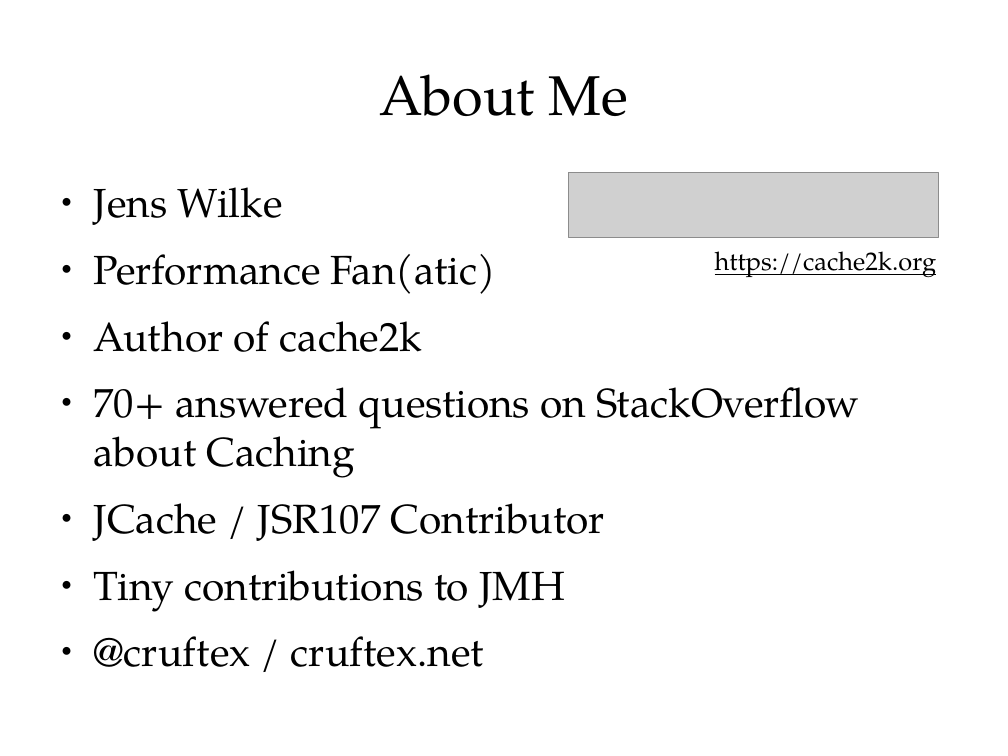
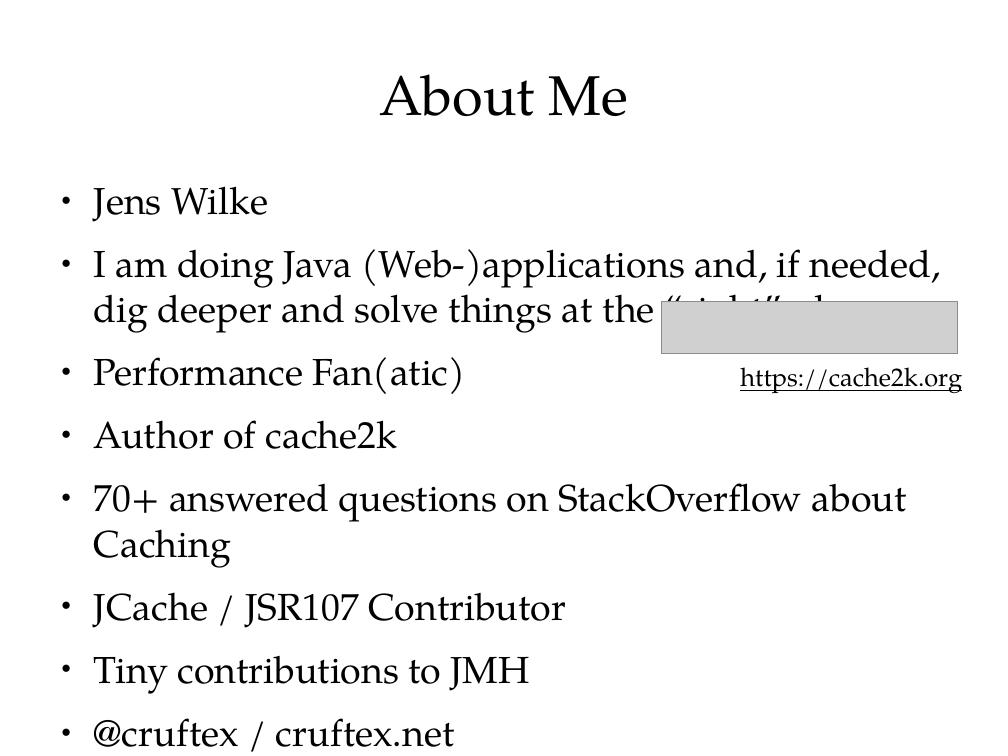
Before and after one commit to cruftex/talk-benchmark-memory, a slide deck: slide 2 of benchmark-memory-with-jmh.odp. Drawn at 1008x756 pixels with LibreOffice and Linux fonts; fonts in the diff are those of the drawing; grey boxes stand for pictures. Boxes give left, top, right and bottom in pixels: in the first picture for what was removed or moved away, otherwise in the second. Text is boxed around its words. In the diff, an @@ line names an element or a change of style, - is before the commit and + after.

```diff
--- a/benchmark-memory-with-jmh.odp
+++ b/benchmark-memory-with-jmh.odp
@@ text at [94, 186, 906, 747]: size 32 to 29.6 pt in "Jens Wilke", "Performance Fan(atic)", "Author of cache2k", "70+ answered questions on StackOverflow about Caching" and 3 more places @@
@@ text at [94, 249, 941, 333]: paragraph added @@
+● I am doing Java (Web-)applications and, if needed, dig deeper and solve things at the “right” place
@@ picture: place and size @@
-picture at [569, 173, 938, 238]
+picture at [661, 302, 958, 354]
@@ text "https://cache2k.org": place and size @@
-text "https://cache2k.org" at [715, 251, 937, 278]
+text "https://cache2k.org" at [740, 367, 962, 394]
```
Also in this commit, not shown: 19 other slides changed, 2 slides added.
